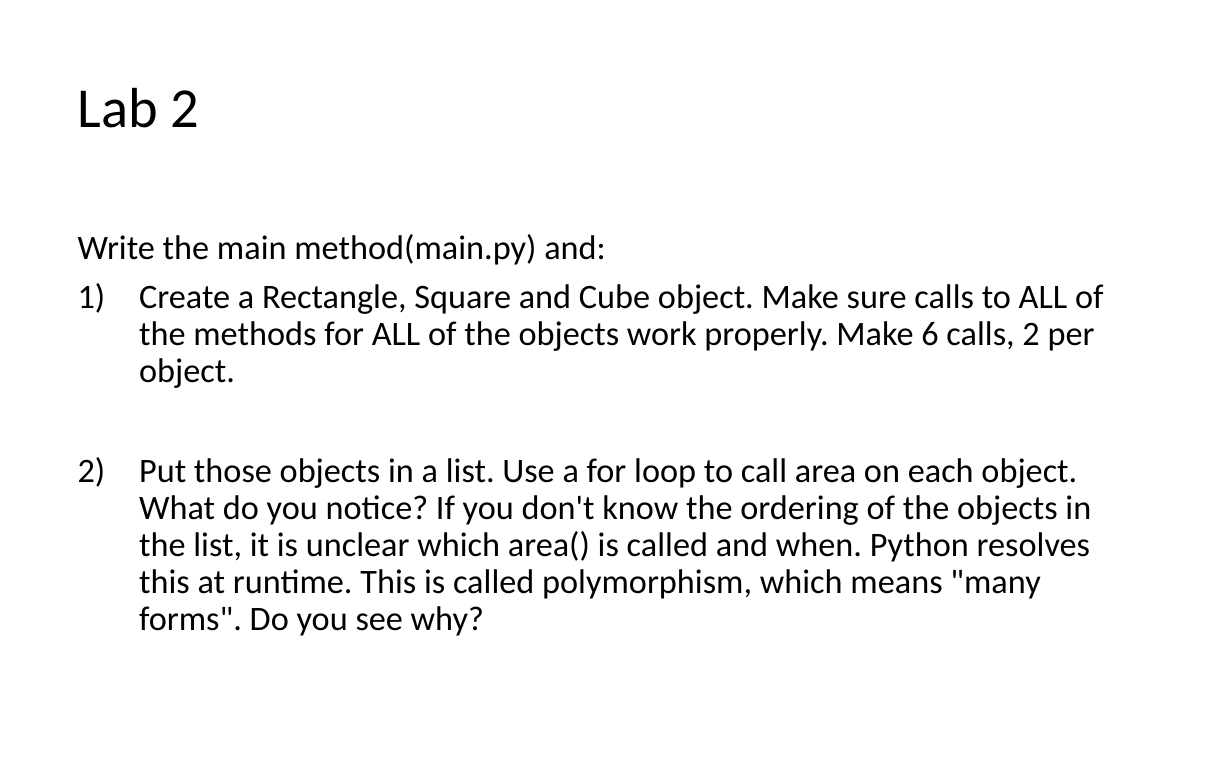
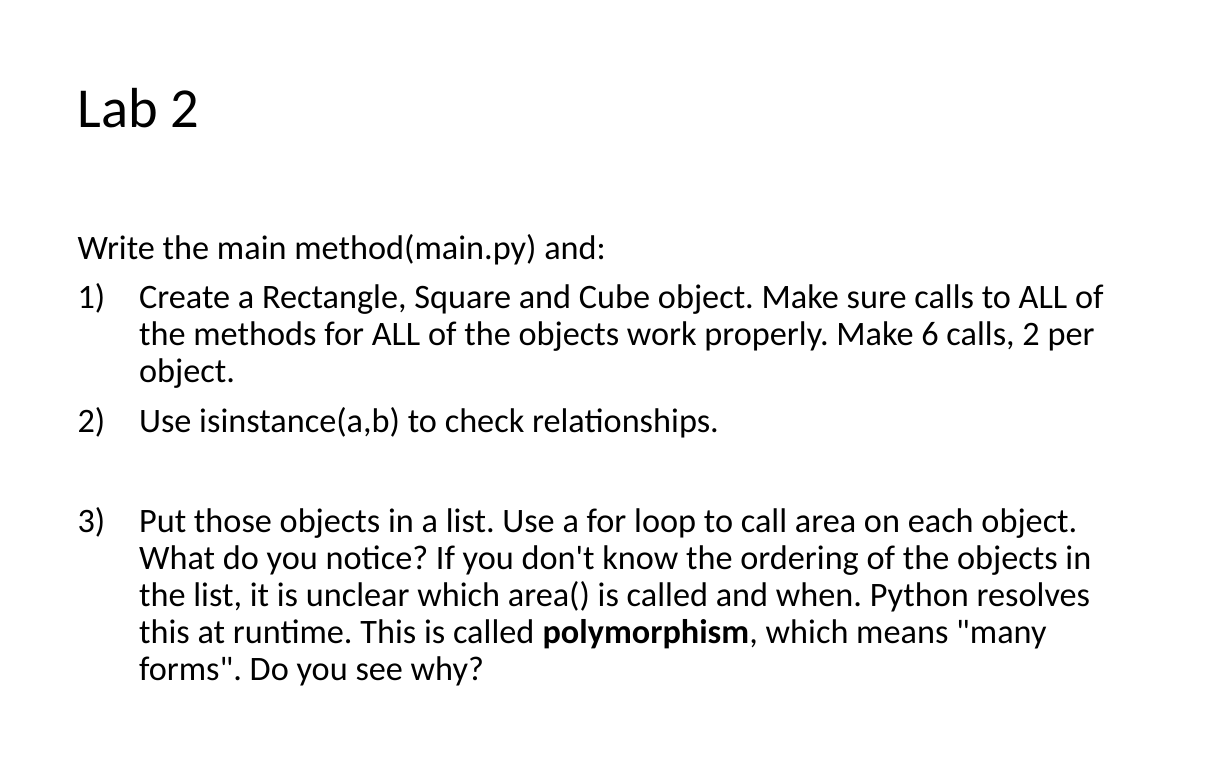
Before and after one commit to LongBaoNguyen/longbaonguyen.github.io, a slide deck: slide 27 of courses/apcsp/lect10.pptx (slide 23 before the commit). Drawn at 1232x770 pixels with LibreOffice and Linux fonts; fonts in the diff are those of the drawing. Boxes give left, top, right and bottom in pixels: in the first picture for what was removed or moved away, otherwise in the second. Text is boxed around its words. In the diff, an @@ line names an element or a change of style, - is before the commit and + after.

```diff
--- a/courses/apcsp/lect10.pptx
+++ b/courses/apcsp/lect10.pptx
@@ text at bbox=[139, 407, 719, 438]: paragraph added @@
+2) Use isinstance(a,b) to check relationships.
@@ text at bbox=[139, 508, 1091, 686]: bold on in "polymorphism," @@
```
Also in this commit, not shown: 8 other slides changed, 4 slides added, 1 other file.
